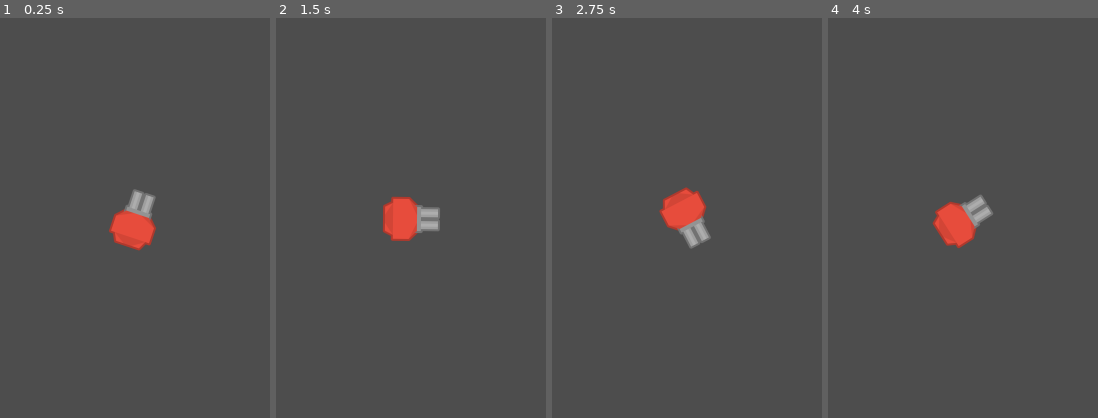
Above: before the commit, frames 1-4 (left to right).
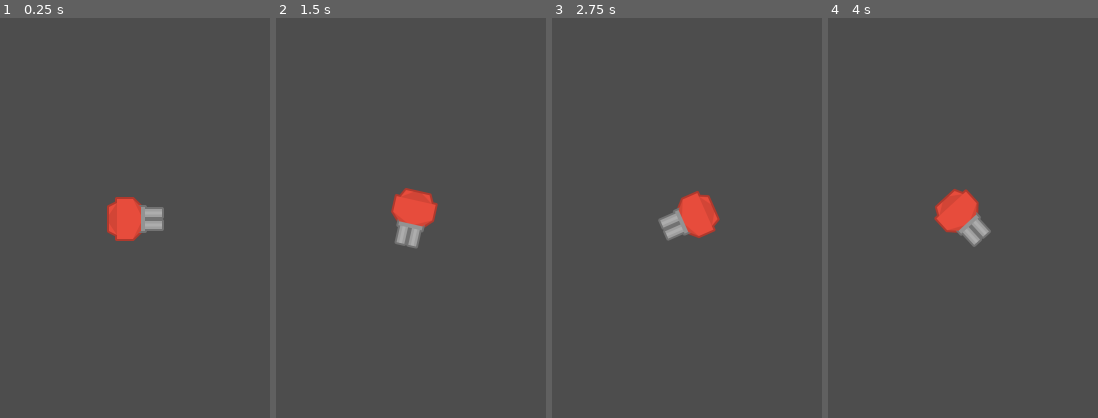
Above: after the commit, the same moments.

Repository: mmm-sauce/turret
Game: Godot game, scene res://scenes/main.tscn
The game is run twice, just before and just after one commit, with the same random seed, the same clock (stepped at 60 frames per second) and the same inputs.
Inputs (mouse positions are % of the whole screen's width and height, from its top left):
- Up to frame 1 (0.25 s): no input
- Up to frame 2 (1.5 s): move the mouse to (72, 45) at 0.52 s; hold D (turn_right) 0.53-1.28 s; click (72, 45) at 0.67 s; move the mouse to (30, 55) at 1.27 s; hold A (turn_left) from 1.28 s (still down); click (30, 55) at 1.42 s
- Up to frame 3 (2.75 s): move the mouse to (60, 28) at 2.02 s; release A (turn_left) at 2.03 s; hold D (turn_right) from 2.03 s (still down); click (60, 28) at 2.17 s
- Up to frame 4 (4 s): move the mouse to (45, 70) at 2.77 s; click (45, 70) at 2.92 s; move the mouse to (80, 65) at 3.52 s; release D (turn_right) at 3.53 s; hold A (turn_left) from 3.53 s (still down); click (80, 65) at 3.67 s
The pictures show only the part of the screen within x 25-75%, y 35-85%; the shares and areas given below are measured in that part.

The runs differ from the first frame. In frame 1, 1.7% of the frame differs, in the area x 39-61%, y 42-59%; in frame 2, 1.8%, in the area x 39-61%, y 42-58%; in frame 3, 1.8%; in frame 4, 1.7%.

Commit message:
Canon shooting and logic finished

Diff:
--- a/turret/scripts/cannon.gd
+++ b/turret/scripts/cannon.gd
@@ -4,22 +4,26 @@
 const turnSpeed = 5
 var barrel = 1
 
+var shots = 2 # Number of shots per burst (can be upgraded)
+var shoot = false
 var clickPos = Vector2.ZERO
 var clickAngle = 0
 
+var shotCD = .5  # Shot Cooldown time (can be upgraded)
+var shotTimer = 0.0  # Timer to track the cooldown
+
+
 # Set the click angle to the angle of the most recent click
-#func _input(event):
-	#if event is InputEventMouseButton:
-		#clickPos = event.position
-		#var direction = (clickPos - position).normalized()
-		#clickAngle = direction.angle()
-		#shoot = true
+func _input(event):
+	if event is InputEventMouseButton && shoot == false:
+		clickPos = event.position
+		var direction = (clickPos - position).normalized()
+		clickAngle = direction.angle()
+		await get_tree().create_timer(shotTimer).timeout
+		shoot = true
 
 func _physics_process(delta: float) -> void:
 
-	clickPos = get_global_mouse_position()
-	var direction = (clickPos - position).normalized()
-	clickAngle = direction.angle()
 
 	# Picks between turning CW and CCW depending on shortest distance
 	var angleDiff = clickAngle - rotation
@@ -28,9 +32,18 @@
 	# Rotate towards the click
 	rotation += sign(angleDiff) * min(abs(angleDiff), turnSpeed * delta)
 
-	if Input.is_mouse_button_pressed(1) and angleDiff == 0:
-		await get_tree().create_timer(.1).timeout
-		fire_bullet()
+	# Handles the shooting logic
+	if shoot == true and abs(angleDiff) < 0.01:
+		shoot = false
+		shotTimer = shotCD
+		for i in shots:
+			await get_tree().create_timer(.1).timeout
+			fire_bullet()
+
+	# Logic for timer between shots
+	if shotTimer > 0:
+		shotTimer -= delta
+		print(shotCD)
 
 	#Input handling
 	if Input.is_action_pressed("turn_left"):
